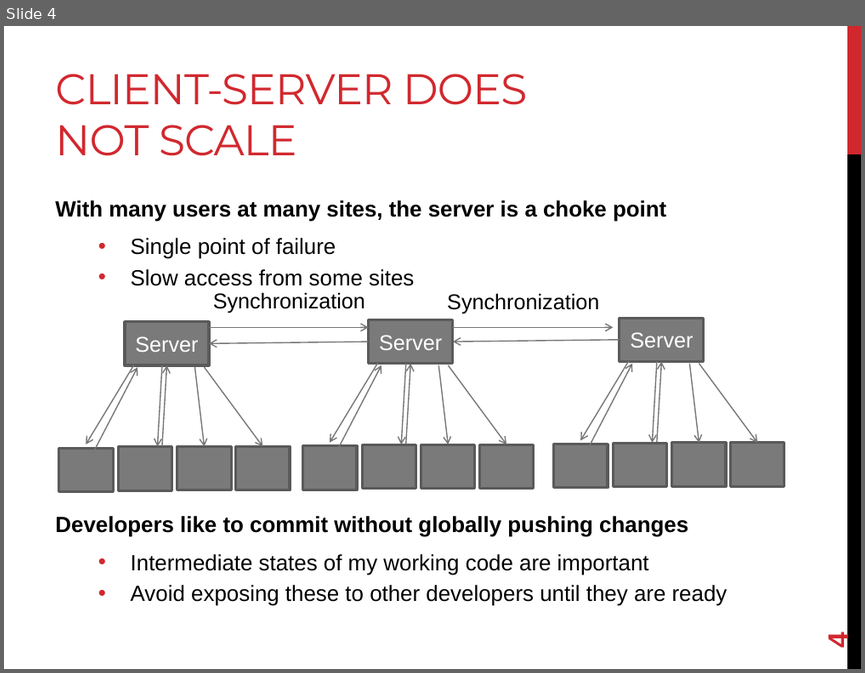
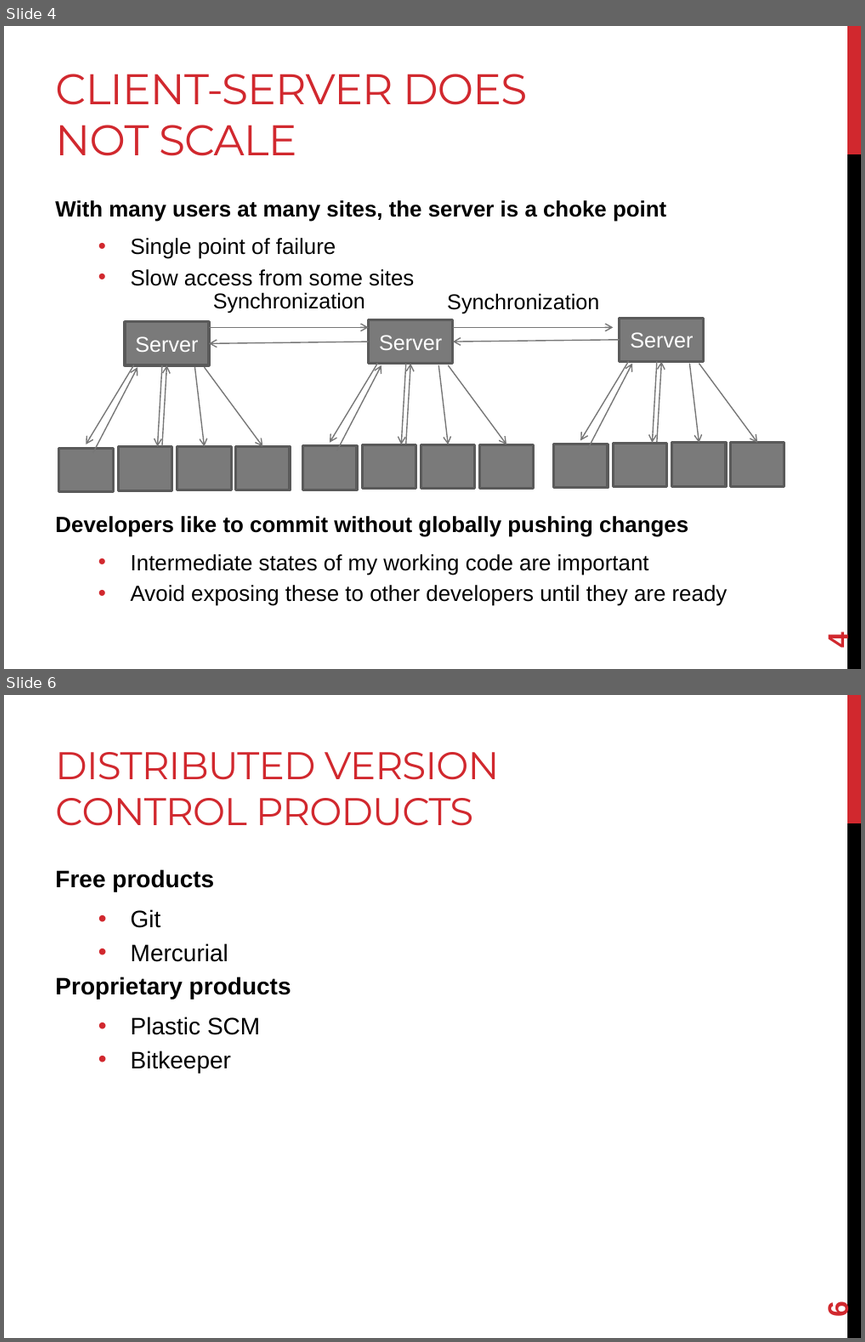
Before and after one commit to joshpeterson/DevelopingConcurrentSoftware, a slide deck: Lectures/Introduction to Distributed Version Control/Introduction to Distributed Version Control.pptx. Shown one above the other, each under a label of ours: slide 4 before the commit, slides 4 and 6 after it; the slides between them are not shown. The pictures are 865x673 and 865x1342 pixels, drawn with LibreOffice and Linux fonts; fonts in the diff are those of the drawing. Boxes give left, top, right and bottom in pixels: in the first picture for what was removed or moved away, otherwise in the second. Text is boxed around its words. In the diff, an @@ line names an element or a change of style, - is before the commit and + after.

```diff
--- a/Lectures/Introduction to Distributed Version Control/Introduction to Distributed Version Control.pptx
+++ b/Lectures/Introduction to Distributed Version Control/Introduction to Distributed Version Control.pptx
@@ slide 6 added at (x1=4, y1=695, x2=861, y2=1338), background #FFFFFF; not listed: 2 template elements that a slide beside it also shows @@
@@ title added at (x1=55, y1=752, x2=500, y2=826), 32.4 pt, text #D1282E @@
+DISTRIBUTED VERSION CONTROL PRODUCTS
@@ text added at (x1=55, y1=869, x2=291, y2=1072), 20 pt, text #000000, bold @@
+Free products
+  • Git
+  • Mercurial
+Proprietary products
+  • Plastic SCM
+  • Bitkeeper
@@ page number added at (x1=822, y1=1302, x2=854, y2=1317), 24 pt, text #D1282E, bold @@
+6
```
Also in this commit, not shown: 6 other slides added.
